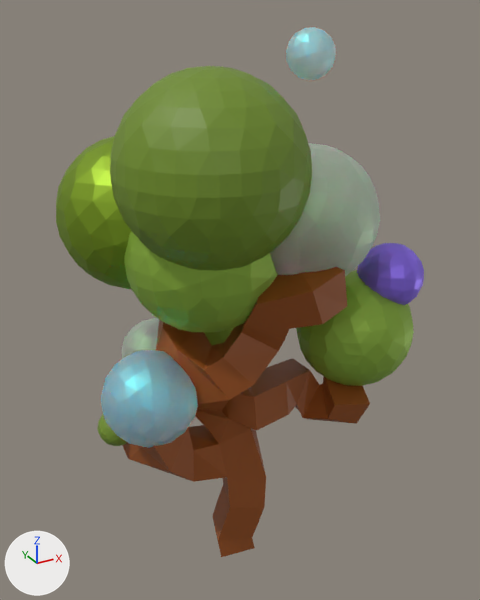
What one commit did to the Blender file Assets/Models/tree no 4.blend.
Camera for both pictures: a 50 mm camera at (-3.2, -6.09, 6.39) aimed at (0.39, 0.44, 3.12). The lights are fixed; the arrows at lower left show +X, +Y and +Z.
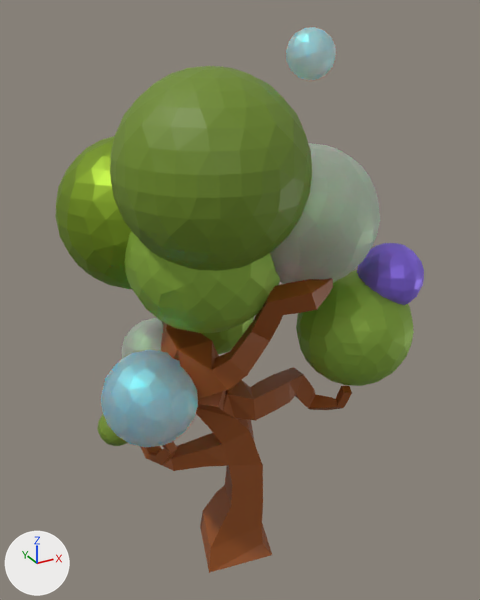
Commit message: Trees fixed

What changed in the scene script:
```text
Change me_cube_005:
    used by ob_cube_004; parent = ob_sphere_084; location = (0.0, 0.0, 0.0); scale = (0.894, 0.894, 0.894)
    remove me_cube_005.from_pydata(...)  # 27 vertices, 0 faces, 26 loose edges; spans x -1.13..1.28, y -1.2..1.1, z -0.1..4.58
    add me_cube_005.from_pydata(...)  # 276 vertices, 283 faces, 1 loose edge; spans x -1.17..1.35, y -1.33..1.21, z -0.17..4.6
    me_cube_005 part 1: 27 vertices removed from x -1.13..1.28, y -1.2..1.1, z -0.1..4.58; 276 vertices added at x -1.17..1.35, y -1.33..1.21, z -0.17..4.6
Change ob_cube_004:
    remove _m = ob_cube_004.modifiers.new('Skin', 'SKIN')
```

Where the change shows, as pixel boxes [x1, y1, x2, y2] in the pictures (480 x 600 px):
'Cube.004', reshaped, modifiers changed (14% narrower): before [123, 267, 370, 557]; after [140, 278, 352, 573]
part 1 of me_cube_005, built on (brown): after [140, 278, 352, 573]
